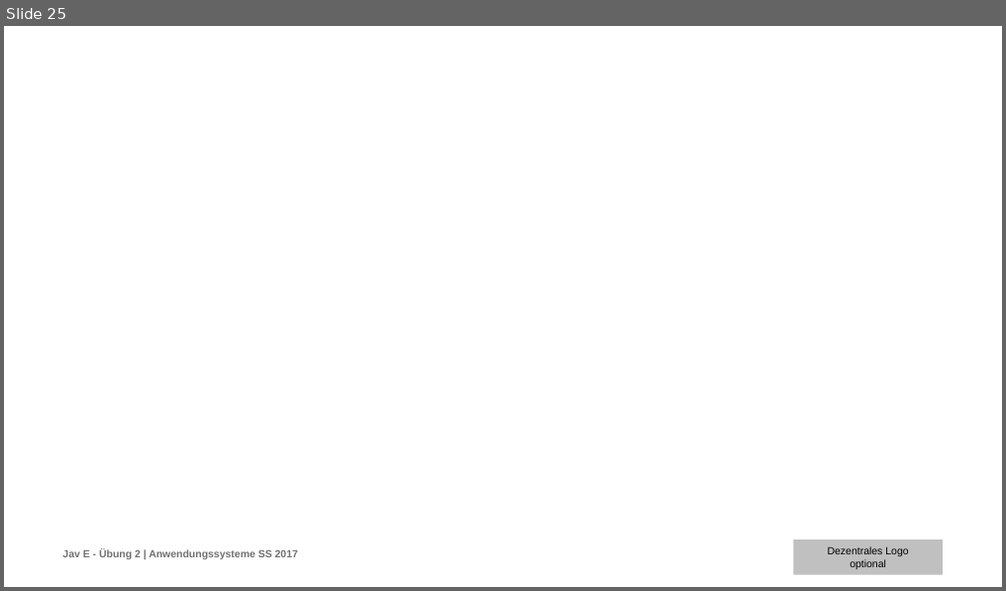
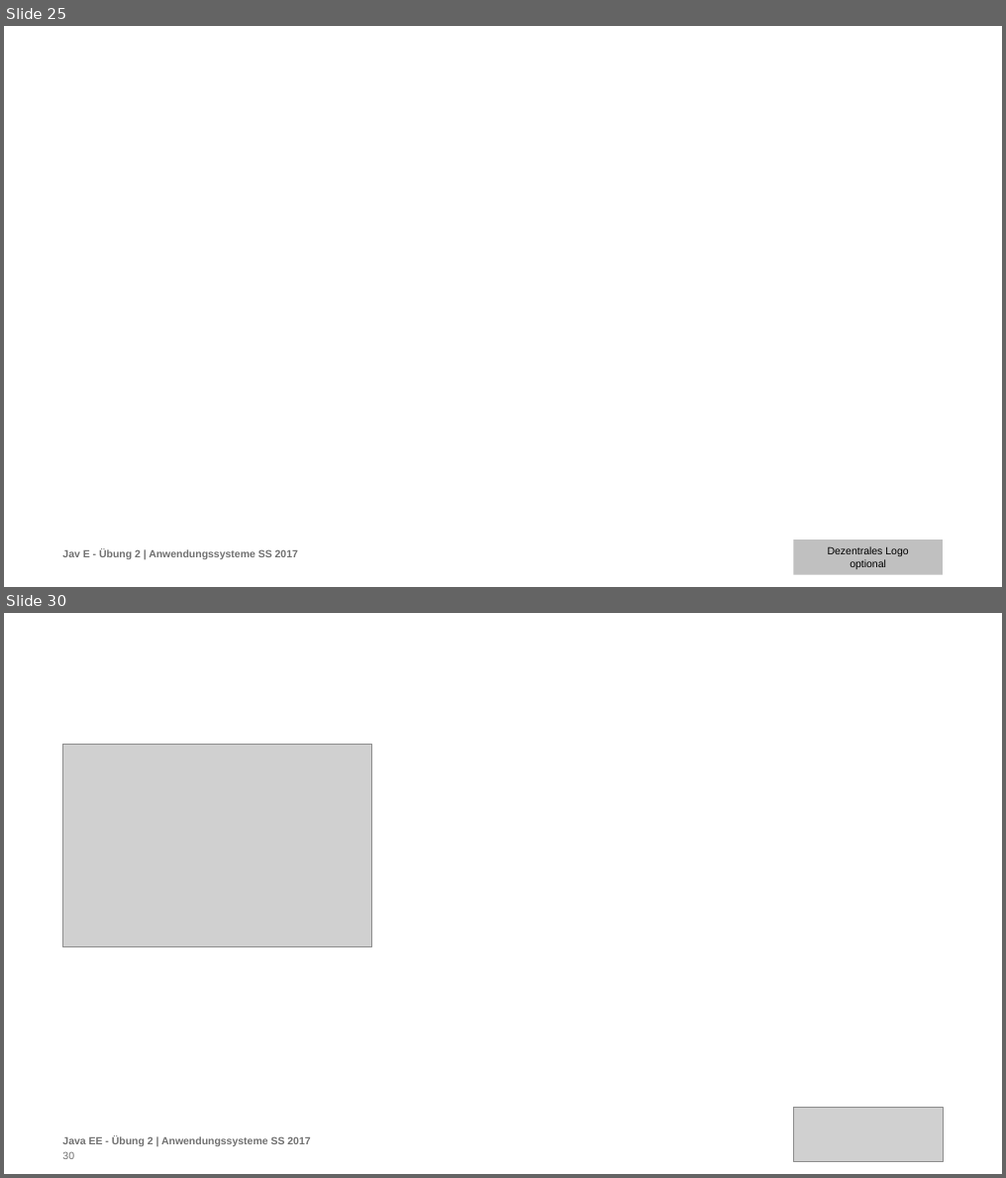
Before and after one commit to carolin262/anwendungssysA2, a slide deck: PräsentationJavaEE.pptx. Shown one above the other, each under a label of ours: slide 25 before the commit, slides 25 and 30 after it; the slides between them are not shown. The pictures are 1006x591 and 1006x1178 pixels, drawn with LibreOffice and Linux fonts; fonts in the diff are those of the drawing; grey boxes stand for pictures; background and template pictures are left out. Boxes give left, top, right and bottom in pixels: in the first picture for what was removed or moved away, otherwise in the second. Text is boxed around its words. In the diff, an @@ line names an element or a change of style, - is before the commit and + after.

```diff
--- a/PräsentationJavaEE.pptx
+++ b/PräsentationJavaEE.pptx
@@ slide 30 added at (4, 613, 1002, 1174), background #FFFFFF; not listed: 1 template element that a slide beside it also shows @@
@@ picture added at (63, 744, 372, 948) @@
@@ picture added at (793, 1107, 943, 1162) @@
@@ text added at (62, 1137, 310, 1147), 10 pt, text #717171, bold @@
+Java EE - Übung 2 | Anwendungssysteme SS 2017
@@ page number added at (62, 1153, 74, 1159), 10 pt, text #717171 @@
+30
```
Also in this commit, not shown: 1 slide changed, 6 other slides added.
